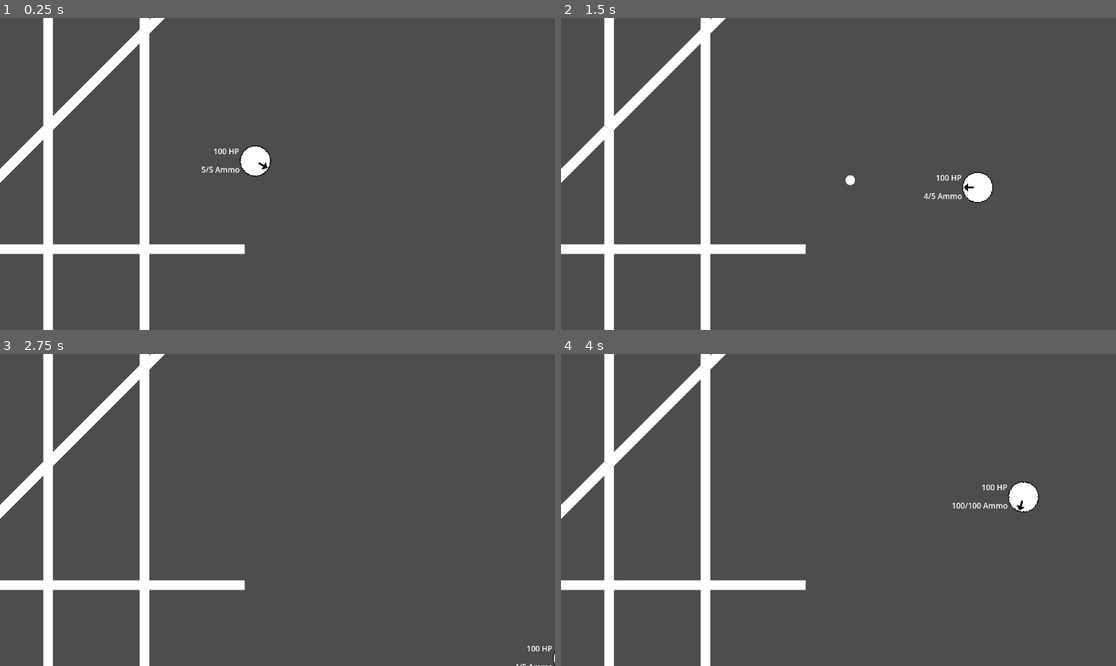
Above: before the commit, frames 1-4 (two rows, left to right).
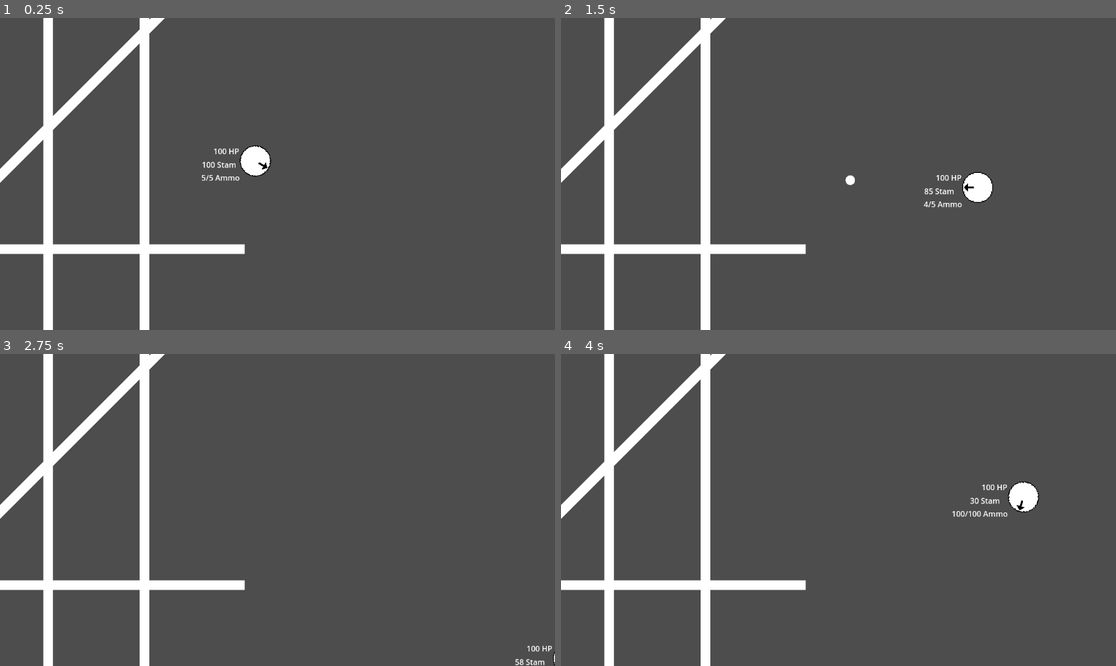
Above: after the commit, the same moments.

Repository: Great-Apes-USV/bullet-hell
Game: Godot game, scene res://scenes/game.tscn
Same seed, same stepped clock (60 frames per second), same inputs: the game is played once before the commit and once after it.
Inputs (mouse positions are in pixels of both pictures, inside the frame that each line leads up to):
- Up to frame 1 (0.25 s): no input
- Up to frame 2 (1.5 s): tap Enter at 0.5 s; move the mouse to (960, 158) at 0.52 s; hold D (move-right) 0.53-1.28 s; tap Space (roll) at 0.6 s; move the mouse to (727, 189) at 1.27 s; hold S (move-down) from 1.28 s (still down); click (727, 189) at 1.35 s
- Up to frame 3 (2.75 s): tap Space (roll) at 1.55, 2.1 s; move the mouse to (333, 441) at 2.02 s; release S (move-down) at 2.03 s; hold D (move-right) from 2.03 s (still down)
- Up to frame 4 (4 s): move the mouse to (810, 572) at 2.77 s; release D (move-right) at 2.78 s; hold W (move-up) 2.78-3.53 s; tap E (weapon-swap) at 2.85 s; tap Space (roll) at 3.05, 3.6 s; move the mouse to (1005, 556) at 3.52 s; hold A (move-left) from 3.53 s (still down)

The runs differ from the first frame. In frame 1, 0.2% of the frame differs, in the area x 36-44%, y 46-53%; in frame 2, 0.2%; in frame 3, less than 0.1%; in frame 4, 0.3%, in the area x 70-81%, y 46-53%.

Commit message:
Stamina implemented

Diff:
--- a/characters/player.tscn
+++ b/characters/player.tscn
@@ -59,9 +59,16 @@
 anchor_left = 1.0
 anchor_right = 1.0
 offset_left = -112.0
-offset_top = 6.0
+offset_top = 23.0
 offset_right = -32.0
-offset_bottom = 32.0
+offset_bottom = 49.0
 grow_horizontal = 0
 text = "2/2 Ammo"
 horizontal_alignment = 2
+
+[node name="TempStaminaLabel" type="Label" parent="."]
+unique_name_in_owner = true
+offset_left = -111.0
+offset_top = -4.0
+offset_right = -39.0
+offset_bottom = 19.0
--- a/scripts/player.gd
+++ b/scripts/player.gd
@@ -9,6 +9,7 @@
 @export var roll_duration := 0.3
 @export var autoreload := true
 @export var cash_balance : int = 0
+@export var max_stamina : float = 100
 
 var move_vector := Vector2.ZERO
 var look_vector := Vector2.ZERO
@@ -22,6 +23,9 @@
 	get: return weapons[current_weapon_num]
 var reloading : bool:
 	get: return current_weapon.reloading
+var current_stamina : float = max_stamina
+var stamina_regeneration_rate : float = 10
+
 
 @onready var sprite : Sprite2D = $Sprite2D
 @onready var roll_speed : float = roll_distance / roll_duration
@@ -43,6 +47,7 @@
 
 	%TempPlayerHealthLabel.text = "%d HP" % health
 	%TempWeaponAmmoLabel.text = "%d/%d Ammo" % [current_weapon.current_ammo, current_weapon.max_ammo]
+	%TempStaminaLabel.text = "%d Stam" % current_stamina
 
 	if current_weapon.fire_mode == Weapons.FireMode.SEMI:
 		if Input.is_action_just_pressed("fire"):
@@ -70,10 +75,11 @@
 func _physics_process(_delta):
 	velocity = move_vector * speed if not rolling else roll_vector * roll_speed
 	move_and_slide()
+	regenerate_stamina(_delta)
 
 
 func roll():
-	if rolling:
+	if rolling or current_stamina <= 19:
 		return
 
 	rolling = true
@@ -83,6 +89,7 @@
 	await get_tree().create_timer(roll_duration).timeout
 	collision_mask = 1|16|32|64
 	rolling = false
+	current_stamina -= 20 #adjustable stamina cost for rolling
 
 
 func fire():
@@ -139,3 +146,9 @@
 	enemy.position = get_global_mouse_position()
 	enemy.player = self
 	$/root/Game/Enemies.add_child(enemy)
+
+func regenerate_stamina(delta: float):
+	if current_stamina < max_stamina:
+		current_stamina += stamina_regeneration_rate * delta
+		current_stamina = min(current_stamina, max_stamina)
+		current_stamina = max(current_stamina, 0)
